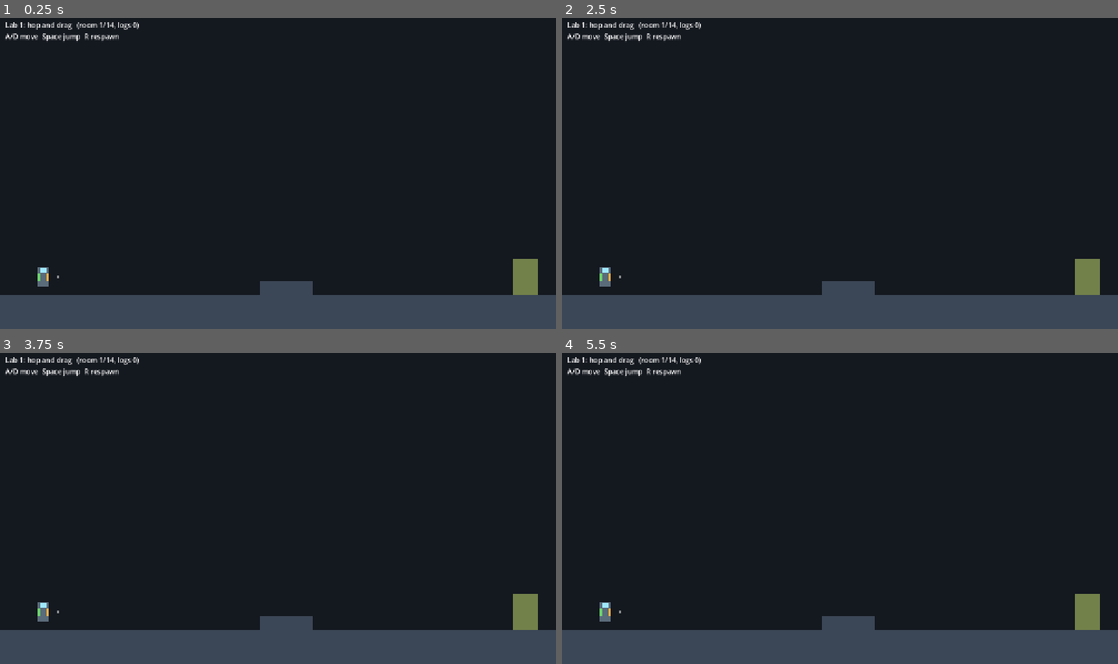
Above: before the commit, frames 1-4 (two rows, left to right).
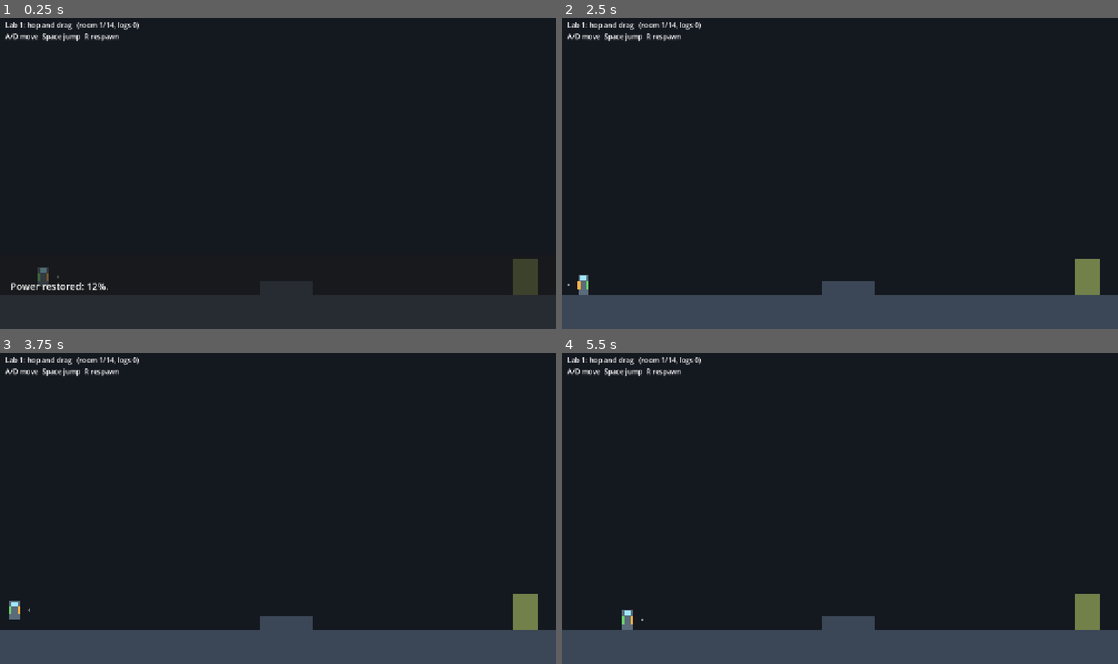
Above: after the commit, the same moments.

Repository: DanishHelmy/GameJam1
Game: Godot game, scene res://scenes/main.tscn
The game is run twice, just before and just after one commit, with the same random seed, the same clock (stepped at 60 frames per second) and the same inputs.
Inputs (mouse positions are in pixels of both pictures, inside the frame that each line leads up to):
- Up to frame 1 (0.25 s): no input
- Up to frame 2 (2.5 s): tap Enter (ui_accept) at 0.5, 1.25 s; move the mouse to (962, 157) at 0.52 s; hold D (right) 0.53-1.25 s; tap Shift (dash) at 0.6 s; click (962, 157) at 0.67 s; tap Space (jump) at 0.77 s; drag from (728, 189) to (1090, 276) at 1.27 s; tap R (restart) at 2 s; move the mouse to (895, 105) at 2.02 s; hold A (left) from 2.03 s (still down); hold E (grapple) from 2.03 s (still down); click (895, 105) at 2.17 s
- Up to frame 3 (3.75 s): release A (left) at 2.75 s; release E (grapple) at 2.75 s; drag from (250, 570) to (111, 461) at 2.77 s; tap Enter (ui_accept) at 3.5 s; move the mouse to (444, 555) at 3.52 s; hold D (right) from 3.53 s (still down); tap Z at 3.6 s; click (444, 555) at 3.67 s
- Up to frame 4 (5.5 s): tap Space (jump) at 3.77 s; release D (right) at 4.25 s; drag from (673, 461) to (1090, 611) at 4.27 s; tap R (restart) at 5 s; move the mouse to (867, 508) at 5.02 s; hold D (right) from 5.03 s (still down); tap V at 5.1 s; click (867, 508) at 5.17 s

The runs differ from the first frame. In frame 1, 12% of the frame differs, in the area x 0-100%, y 77-100%; in frame 2, 0.3%; in frame 3, 0.3%; in frame 4, 0.3%.
Error before the commit: Parse Error: Cannot infer the type of "click" variable because the value doesn't have a set type. (res://scripts/dialogue_box.gd:26)

Commit message:
Fix dialogue click type inference
Co-Authored-By: Claude Code <noreply@anthropic.com>

Diff:
--- a/scripts/dialogue_box.gd
+++ b/scripts/dialogue_box.gd
@@ -23,7 +23,10 @@
 	_show_line()
 
 func _unhandled_input(event: InputEvent) -> void:
-	var click := event is InputEventMouseButton and event.pressed and event.button_index == MOUSE_BUTTON_LEFT
+	var click := false
+	if event is InputEventMouseButton:
+		var mb := event as InputEventMouseButton
+		click = mb.pressed and mb.button_index == MOUSE_BUTTON_LEFT
 	if visible and (event.is_action_pressed("ui_accept") or click):
 		get_viewport().set_input_as_handled()
 		_index += 1
